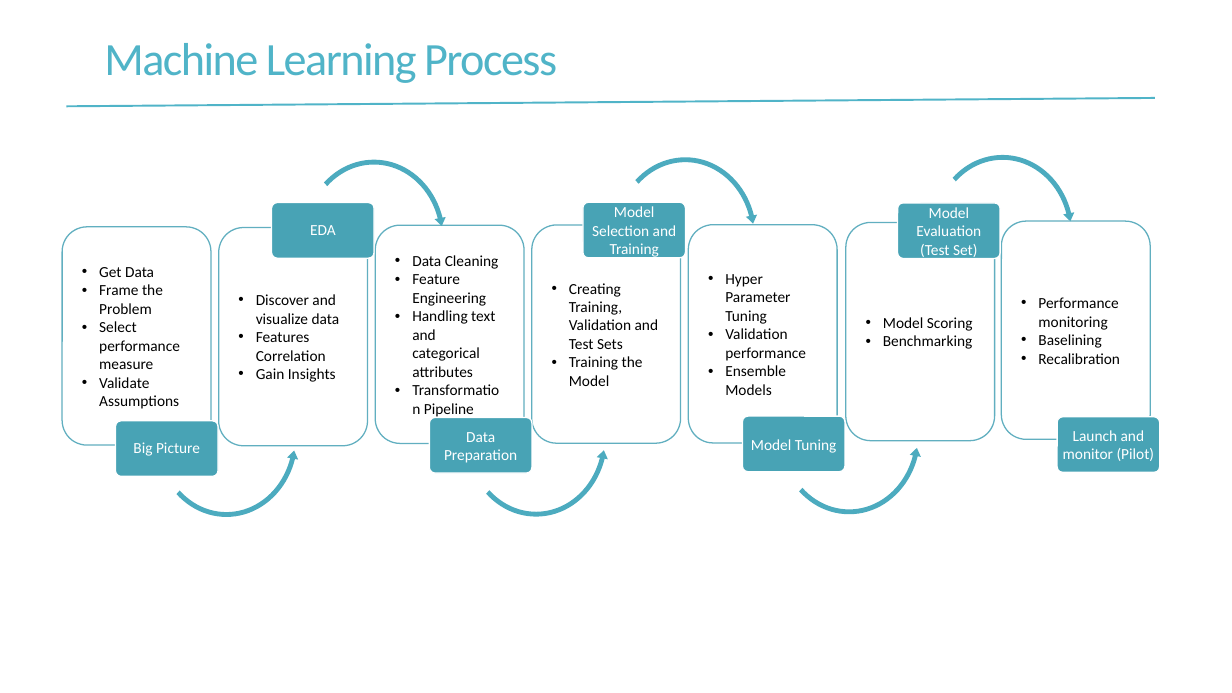
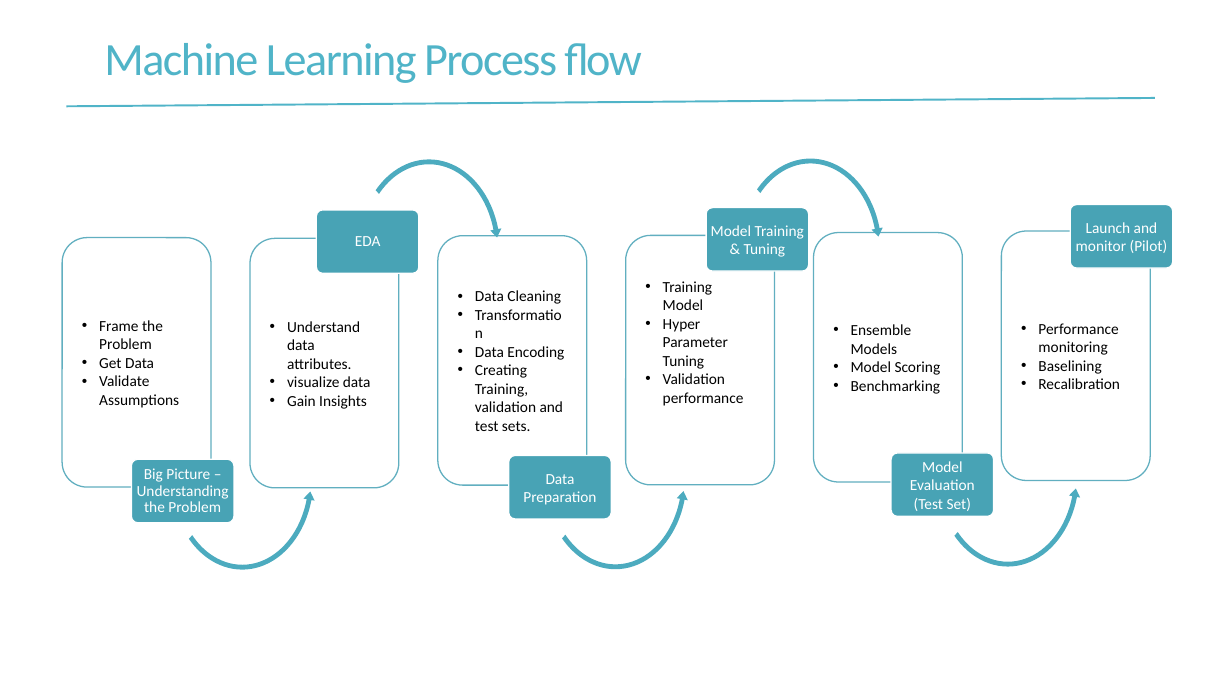
Before and after one commit to ranata/dm, a slide deck: slide 16 of cognitive-ecommercev0.3.pptx. Drawn at 1232x693 pixels with LibreOffice and Linux fonts; fonts in the diff are those of the drawing. Boxes give left, top, right and bottom in pixels: in the first picture for what was removed or moved away, otherwise in the second. Text is boxed around its words. In the diff, an @@ line names an element or a change of style, - is before the commit and + after.

Commit message:
updated ML process

```diff
--- a/cognitive-ecommercev0.3.pptx
+++ b/cognitive-ecommercev0.3.pptx
@@ title at (104,43,641,83): text changed @@
-Machine Learning Process
+Machine Learning Process flow
@@ left circular arrow: place and size @@
-left circular arrow at (299,156,448,321)
+left circular arrow at (355,156,504,345)
@@ left circular arrow: place and size @@
-left circular arrow at (611,154,760,319)
+left circular arrow at (737,155,885,344)
@@ group removed at (531,152,1078,471): 2 rounded rectangles, 1 text, 1 left circular arrow @@
-• Creating Training, Validation and Test Sets
-• Training the Model
-Model Tuning
@@ rounded rectangle: place and size @@
-rounded rectangle at (583,202,686,258)
+rounded rectangle at (706,208,809,272)
@@ rounded rectangle: place and size @@
-rounded rectangle at (1057,417,1160,472)
+rounded rectangle at (1070,204,1173,268)
@@ text "Launch and monitor (Pilot)": place and size @@
-text "Launch and monitor (Pilot)" at (1063,430,1155,461)
+text "Launch and monitor (Pilot)" at (1076,222,1168,253)
@@ rounded rectangle "Frame the Problem": place and size @@
-rounded rectangle "Frame the Problem" at (62,227,211,445)
+rounded rectangle "Frame the Problem" at (62,238,211,487)
@@ rounded rectangle "Understand data attributes.": place and size @@
-rounded rectangle "Understand data attributes." at (219,227,368,445)
+rounded rectangle "Understand data attributes." at (250,238,399,488)
@@ rounded rectangle: place and size @@
-rounded rectangle at (272,202,374,258)
+rounded rectangle at (316,210,419,274)
@@ text "EDA": place and size @@
-text "EDA" at (310,225,336,235)
+text "EDA" at (355,236,381,246)
@@ rounded rectangle "Data Cleaning": place and size @@
-rounded rectangle "Data Cleaning" at (375,226,524,444)
+rounded rectangle "Data Cleaning" at (438,236,587,485)
@@ rounded rectangle "Training Model": place and size @@
-rounded rectangle "Training Model" at (689,225,837,443)
+rounded rectangle "Training Model" at (626,236,775,485)
@@ text at (711,225,804,257): text changed @@
-Model Selection and Training
+Model Training & Tuning
@@ rounded rectangle "Ensemble Models": place and size @@
-rounded rectangle "Ensemble Models" at (846,223,994,441)
+rounded rectangle "Ensemble Models" at (813,233,962,482)
@@ rounded rectangle "Performance monitoring": place and size @@
-rounded rectangle "Performance monitoring" at (1002,221,1151,439)
+rounded rectangle "Performance monitoring" at (1002,231,1151,481)
@@ text in rounded rectangle at (99,284,180,369): paragraphs removed @@
-• Frame the Problem
-• Select performance measure
@@ text in rounded rectangle at (663,281,712,310): paragraph added @@
+• Training Model
@@ text in rounded rectangle at (99,320,163,349): paragraph added @@
+• Frame the Problem
@@ text in rounded rectangle at (287,321,371,387): text changed @@
-• Discover and visualize data
-• Features Correlation
+• Understand data attributes.
+• visualize data
@@ text in rounded rectangle at (851,324,912,354): paragraph added @@
+• Ensemble Models
@@ text in rounded rectangle at (475,346,564,431): text changed @@
-• Feature Engineering
-• Handling text and categorical attributes
-• Transformation Pipeline
+• Transformation
+• Data Encoding
+• Creating Training, validation and test sets.
@@ left circular arrow: place and size @@
-left circular arrow at (152,356,301,520)
+left circular arrow at (168,384,317,573)
@@ left circular arrow: place and size @@
-left circular arrow at (462,355,611,519)
+left circular arrow at (542,384,690,573)
@@ text in rounded rectangle at (725,365,786,395): paragraph removed @@
-• Ensemble Models
@@ left circular arrow: place and size @@
-left circular arrow at (775,353,923,518)
+left circular arrow at (933,382,1082,570)
@@ rounded rectangle: place and size @@
-rounded rectangle at (116,421,218,476)
+rounded rectangle at (131,459,234,523)
@@ text at (137,468,229,512): text changed @@
-Big Picture
+Big Picture – Understanding the Problem
@@ rounded rectangle: place and size @@
-rounded rectangle at (430,418,532,473)
+rounded rectangle at (509,456,612,519)
@@ text "Data Preparation": place and size @@
-text "Data Preparation" at (444,432,517,463)
+text "Data Preparation" at (523,474,596,505)
@@ rounded rectangle: place and size @@
-rounded rectangle at (898,203,1001,259)
+rounded rectangle at (891,453,994,517)
@@ text "Model Evaluation (Test Set)": place and size @@
-text "Model Evaluation (Test Set)" at (916,207,981,260)
+text "Model Evaluation (Test Set)" at (910,461,975,511)
```
Also in this commit, not shown: 2 other slides changed, 5 slides added, 1 slide removed.
